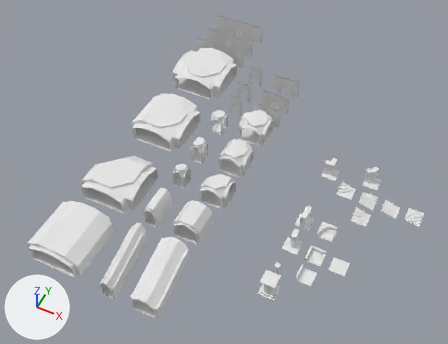
A saved change to the Blender file scenes/components.blend.
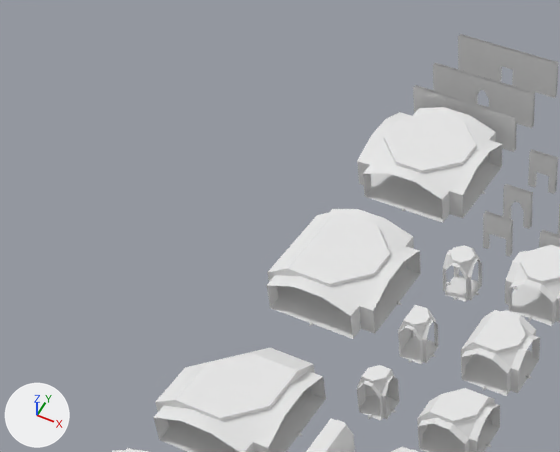
There are two pictures of each version: one from a 50 mm lens placed at (16.0, -107.0, 130.0), pointed at (-41.0, 7.0, -12.0), one close up on the part from 3% to 59% of the width and 0% to 59% of the height. Lighting does not change. The marker at lower left points along +X, +Y and +Z.

The first close-up shows 'corridor_2way_narrow_01', 'corridor_3way_narrow_01', 'corridor_4way_narrow_01', 'doorway_extrawide_01.001', 'doorway_extrawide_02.001', 'doorway_extrawide_03.001', 'room_2way_extrawide_01', 'room_2way_wide_01', 'room_3way_extrawide_01', 'room_3way_wide_01', 'room_4way_extrawide_01', 'room_4way_wide_01'.
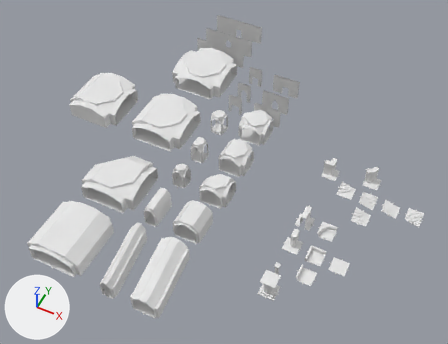
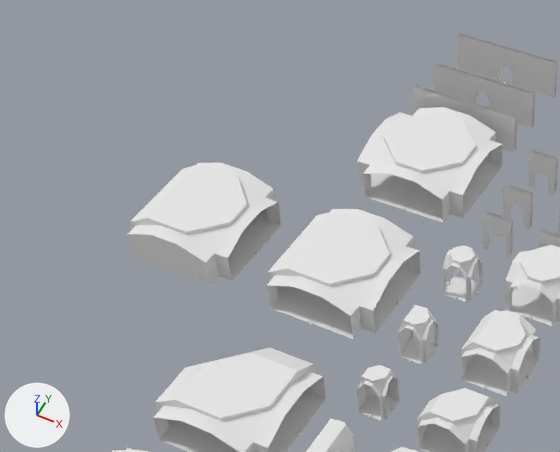
Boxes (x1, y1, x2, y2) around the edits, measured in the close-ups (560 x 452 px):
'flat.001', added
    after: (127, 163, 281, 286)

Edits to the bpy script that builds the scene:
```text
Add me_cube_003:
    me_cube_003.from_pydata(...)  # 72 vertices, 62 faces; spans x -7.2..8.0, y -8.0..8.0, z 0.0..6.0
    me_cube_003.polygons.foreach_set('use_smooth', [True] * 62)
    me_cube_003.materials.append(mat_material_001)  # white #e7e7e7
Add ob_flat_001_3:
    ob_flat_001_3 = bpy.data.objects.new('flat.001', me_cube_003)
    ob_flat_001_3.location = (-77.0, 0.0, 6.0)
```
